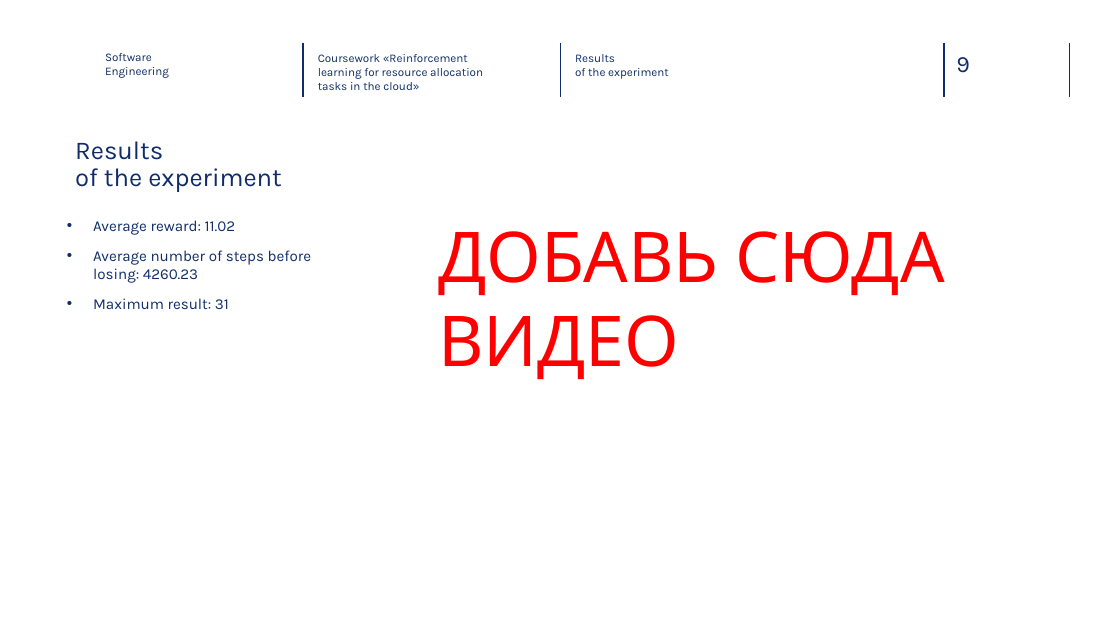
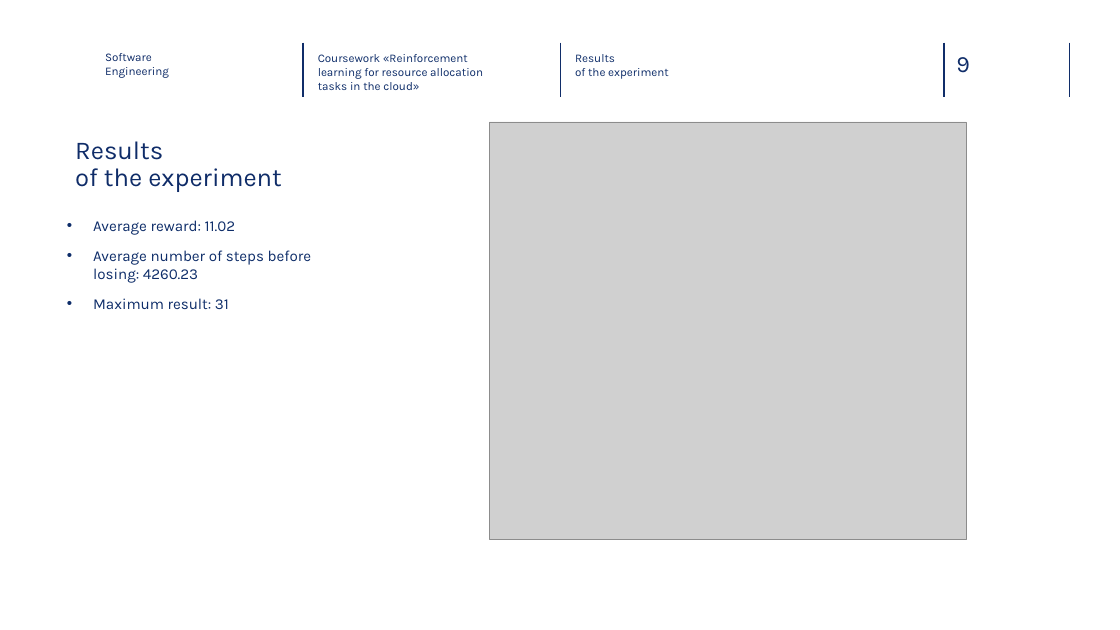
Before and after one commit to NikPeg/Reinforcement-learning-for-resource-allocation-tasks-in-the-cloud, a slide deck: slide 9 of Presentation.pptx. Drawn at 1120x630 pixels with LibreOffice and Linux fonts; fonts in the diff are those of the drawing; grey boxes stand for pictures; background and template pictures are left out. Boxes give left, top, right and bottom in pixels: in the first picture for what was removed or moved away, otherwise in the second. Text is boxed around its words. In the diff, an @@ line names an element or a change of style, - is before the commit and + after.

```diff
--- a/Presentation.pptx
+++ b/Presentation.pptx
@@ picture added at (490, 122, 967, 539) @@
@@ text removed at (438, 231, 945, 379) @@
-ДОБАВЬ СЮДА ВИДЕО
```
Also in this commit, not shown: 4 other slides changed, 7 other files.
